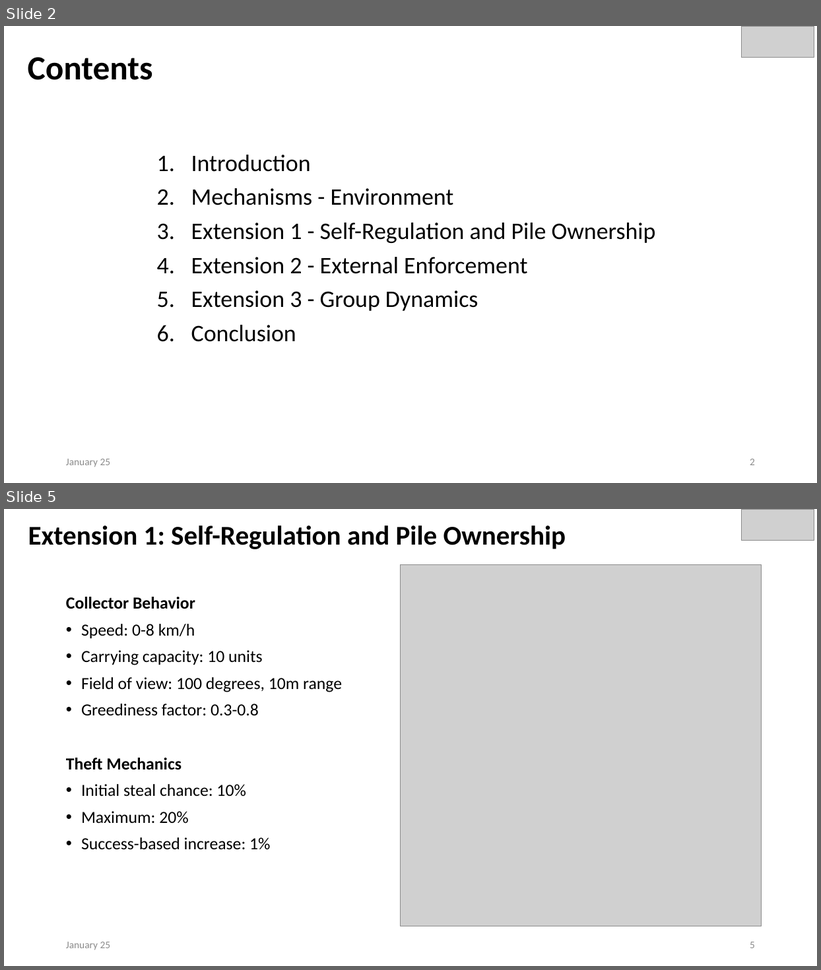
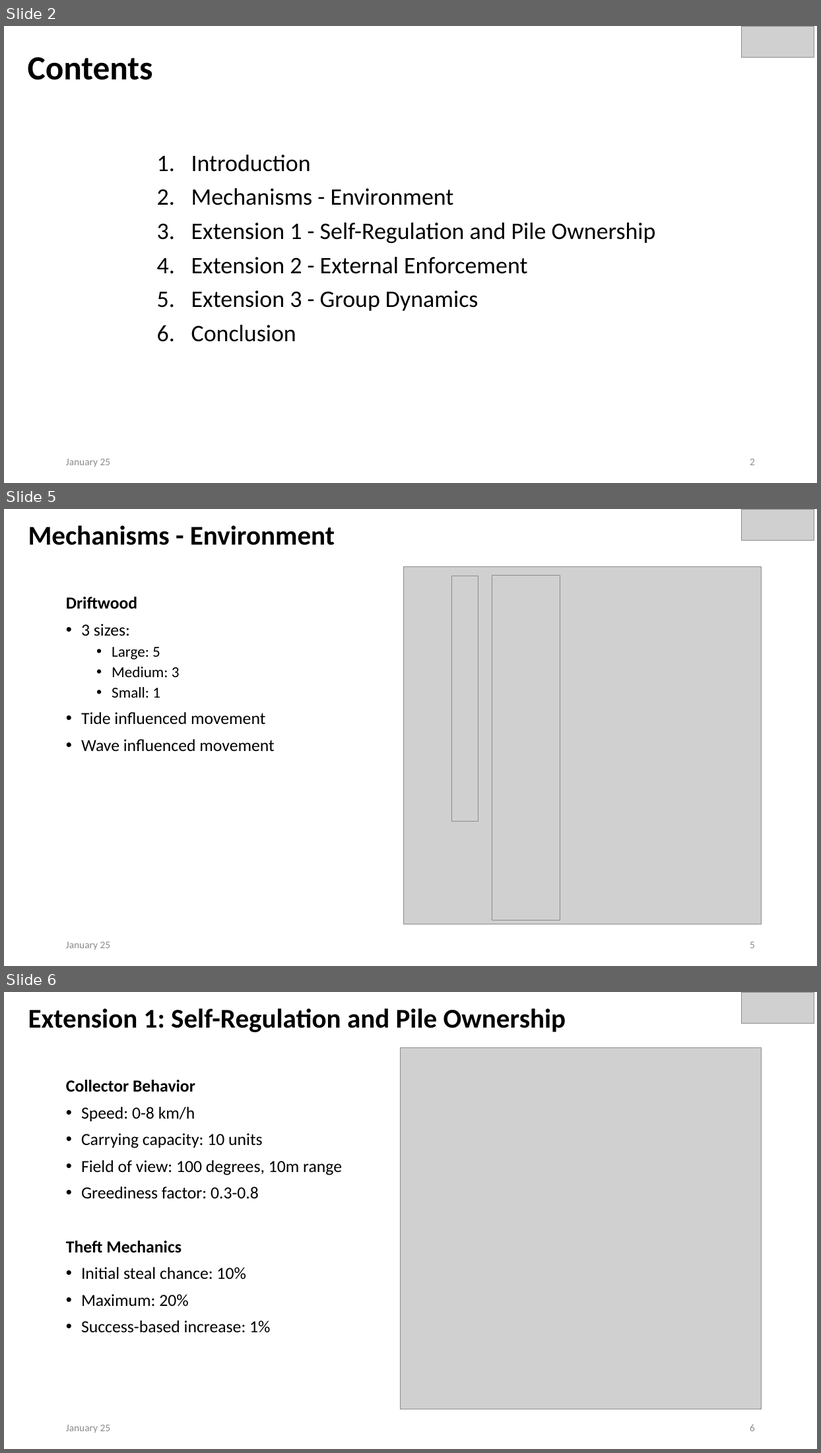
Before and after one commit to Lib3Rt9/ModelingAndSimulation, a slide deck: PROJECT/REPORT/GAMA_Presentation.pptx. Shown one above the other, each under a label of ours: slides 2 and 5 before the commit, slides 2, 5 and 6 after it; the slides between them are not shown. The pictures are 821x970 and 821x1453 pixels, drawn with LibreOffice and Linux fonts; fonts in the diff are those of the drawing; grey boxes stand for pictures. Boxes give left, top, right and bottom in pixels: in the first picture for what was removed or moved away, otherwise in the second. Text is boxed around its words. In the diff, an @@ line names an element or a change of style, - is before the commit and + after.

```diff
--- a/PROJECT/REPORT/GAMA_Presentation.pptx
+++ b/PROJECT/REPORT/GAMA_Presentation.pptx
@@ slide 5 added at [4, 509, 817, 966], background #FFFFFF @@
@@ title added at [28, 525, 335, 545], 32 pt, text #000000, bold @@
+Mechanisms - Environment
@@ picture added at [742, 509, 814, 540] @@
@@ picture added at [403, 566, 762, 924] @@
@@ picture added at [452, 576, 479, 821] @@
@@ picture added at [492, 576, 560, 920] @@
@@ text added at [66, 597, 274, 752], 20 pt, text #000000 @@
+Driftwood
+• 3 sizes:
+  • Large: 5
+  • Medium: 3
+  • Small: 1
+• Tide influenced movement
+• Wave influenced movement
@@ text added at [66, 942, 111, 951], 12 pt, text #8C8C8C @@
+January 25
@@ page number added at [750, 942, 755, 949], 12 pt, text #8C8C8C @@
+5
@@ what was slide 5 is now slide 6 @@
@@ page number at [750, 1424, 755, 1432]: text changed @@
-5
+6
```
Also in this commit, not shown: 2 slides changed, 1 other file.
